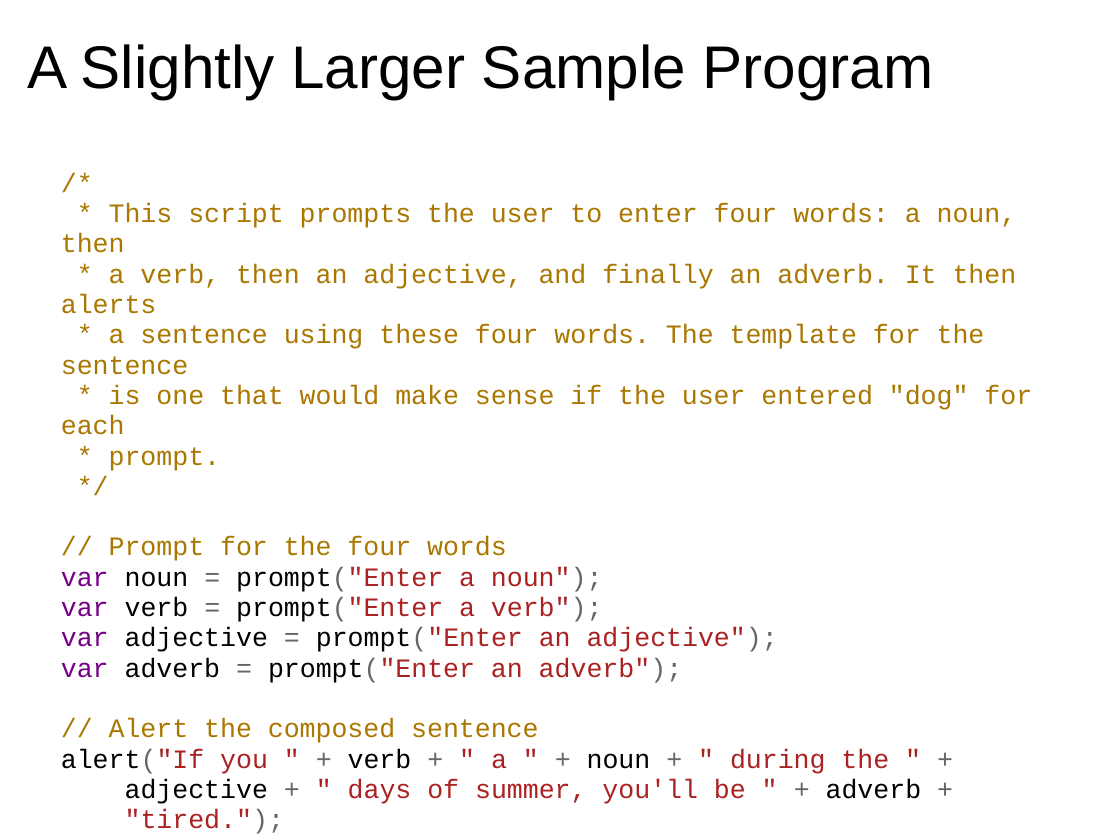
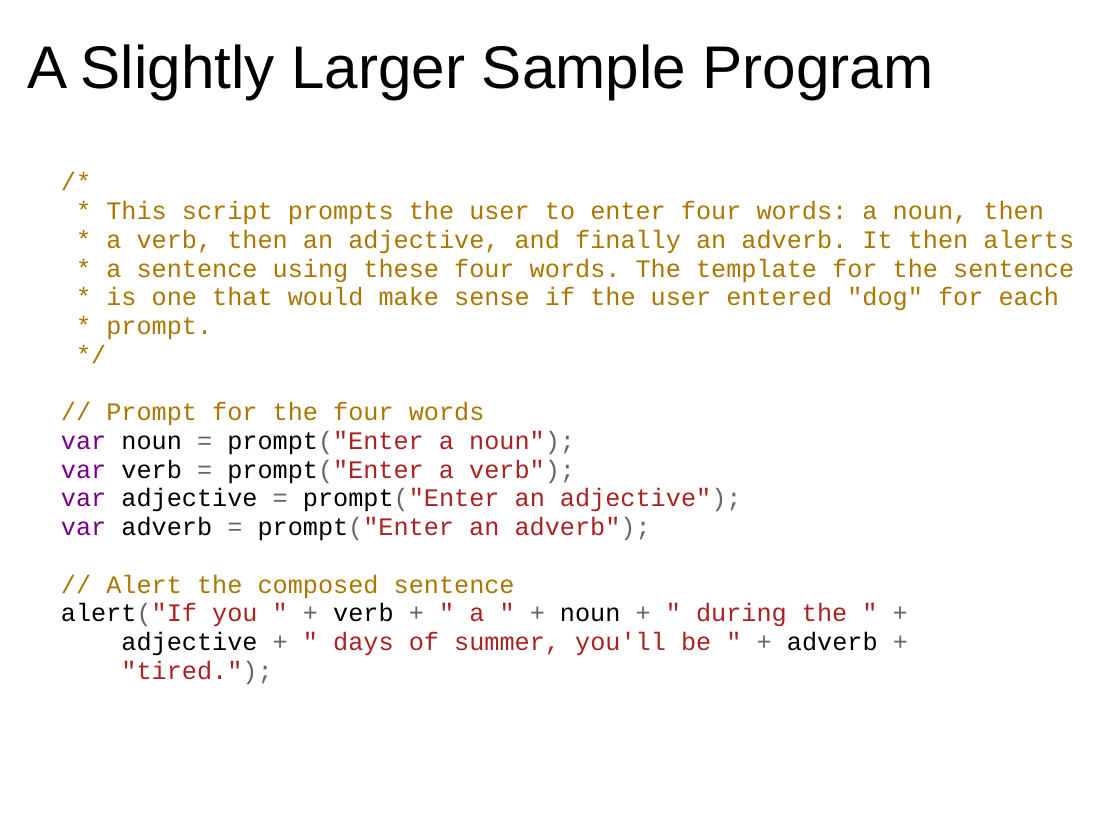
Before and after one commit to dondi/javascript-book, a slide deck: slide 23 of presentations/Chapter_2_Presentation.ppt. Drawn at 1120x840 pixels with LibreOffice and Linux fonts; fonts in the diff are those of the drawing; background and template pictures are left out. Boxes give left, top, right and bottom in pixels: in the first picture for what was removed or moved away, otherwise in the second. Text is boxed around its words. In the diff, an @@ line names an element or a change of style, - is before the commit and + after.

```diff
--- a/presentations/Chapter_2_Presentation.ppt
+++ b/presentations/Chapter_2_Presentation.ppt
@@ text "/* * This script prompts ..." at (61,201,1074,684): size 19 to 18 pt @@
```
Also in this commit, not shown: 15 other slides changed.
